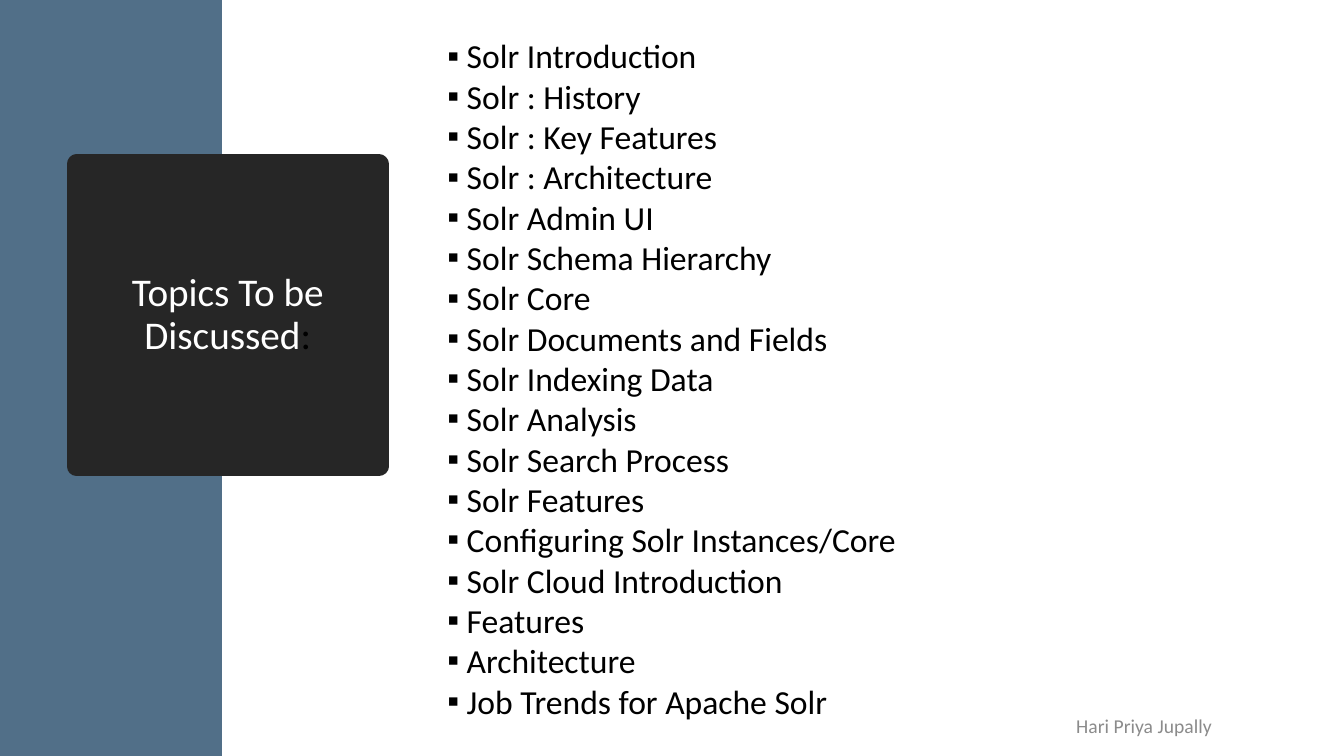
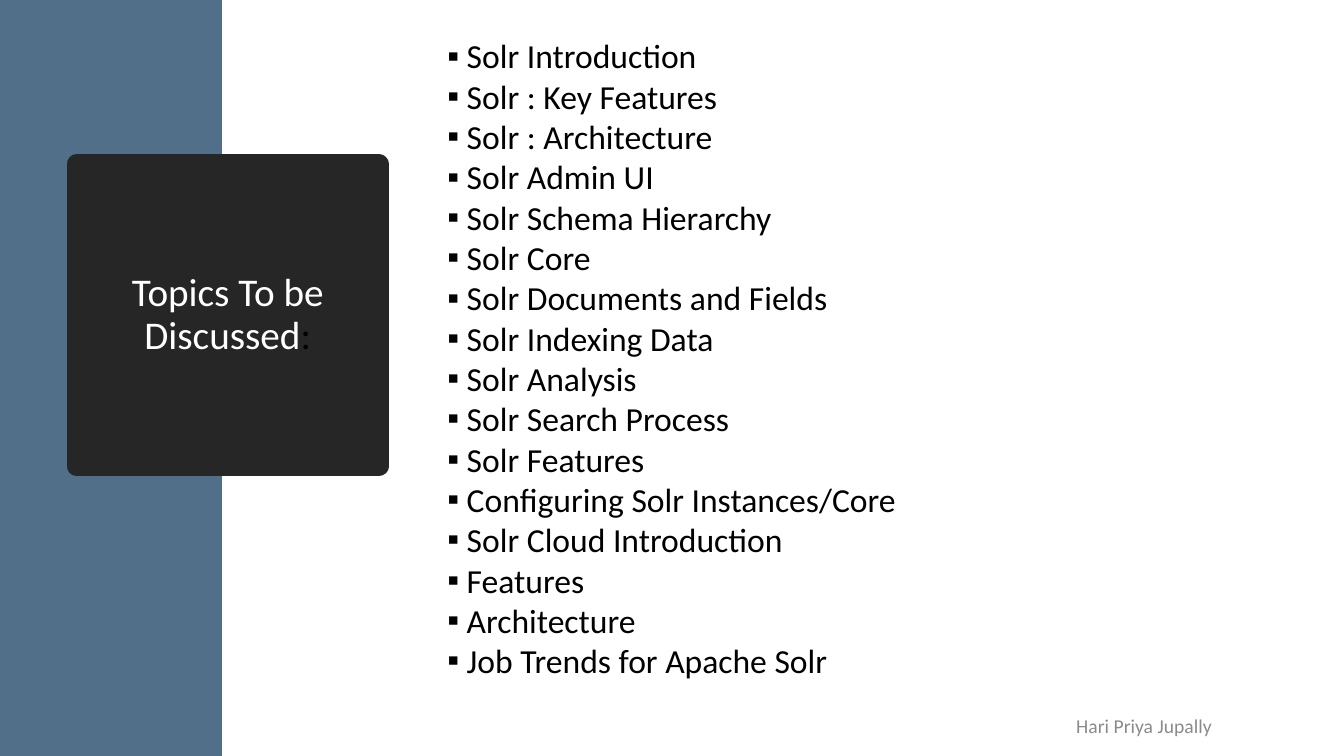
Before and after one commit to HariPriyaJupally/ApacheSolr, a slide deck: slide 3 of APACHE SOLR.pptx (slide 2 before the commit). Drawn at 1344x756 pixels with LibreOffice and Linux fonts; fonts in the diff are those of the drawing. Boxes give left, top, right and bottom in pixels: in the first picture for what was removed or moved away, otherwise in the second. Text is boxed around its words. In the diff, an @@ line names an element or a change of style, - is before the commit and + after.

```diff
--- a/APACHE SOLR.pptx
+++ b/APACHE SOLR.pptx
@@ text at bbox=[467, 85, 640, 115]: paragraph removed @@
-▪ Solr : History
```
Also in this commit, not shown: 1 other slide changed, 2 slides added.
